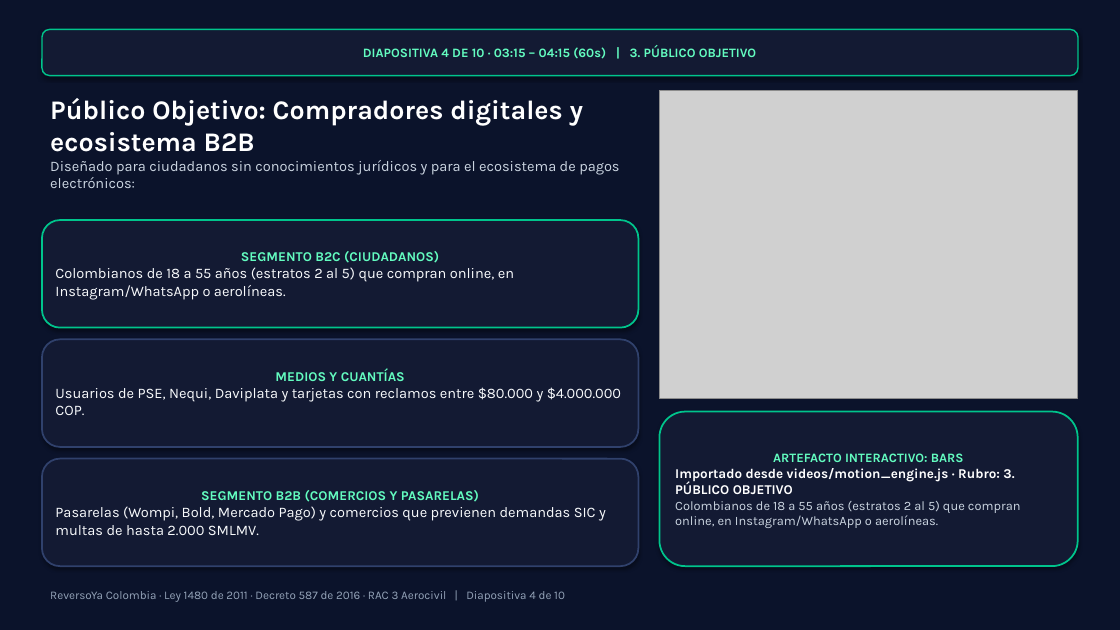
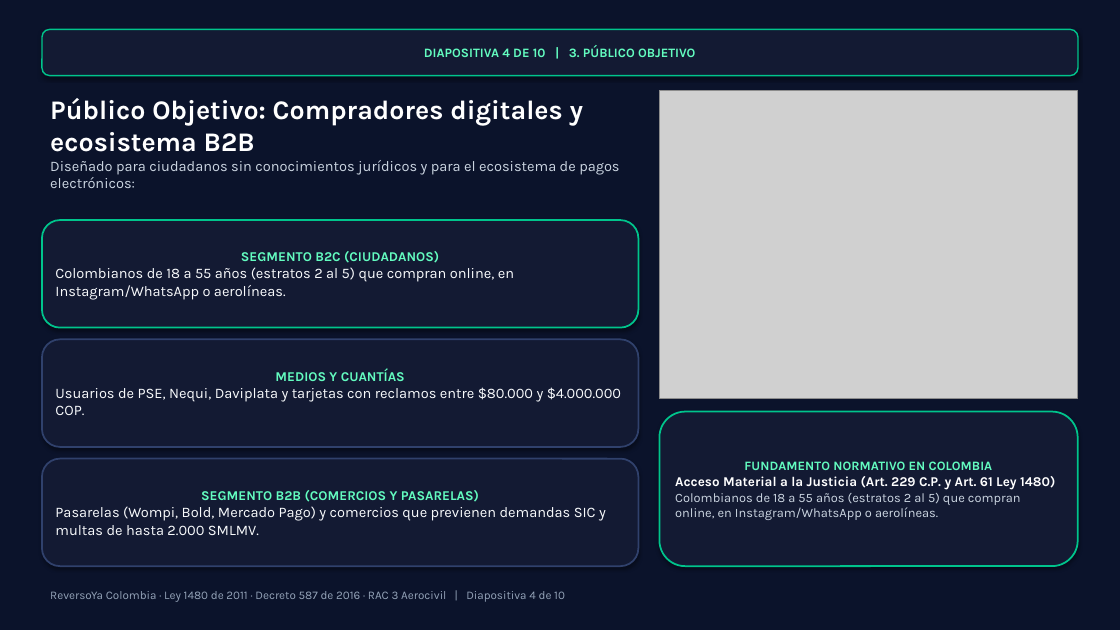
Before and after one commit to seagomezar/reversoya, a slide deck: slide 4 of ReversoYa_Presentacion_10Minutos.pptx. Drawn at 1120x630 pixels with LibreOffice and Linux fonts; fonts in the diff are those of the drawing; grey boxes stand for pictures. Boxes give left, top, right and bottom in pixels: in the first picture for what was removed or moved away, otherwise in the second. Text is boxed around its words. In the diff, an @@ line names an element or a change of style, - is before the commit and + after.

```diff
--- a/ReversoYa_Presentacion_10Minutos.pptx
+++ b/ReversoYa_Presentacion_10Minutos.pptx
@@ text in rounded rectangle at bbox=[424, 45, 695, 57]: text changed @@
-DIAPOSITIVA 4 DE 10 · 03:15 – 04:15 (60s) | 3. PÚBLICO OBJETIVO
+DIAPOSITIVA 4 DE 10 | 3. PÚBLICO OBJETIVO
@@ text in rounded rectangle at bbox=[675, 461, 1055, 490]: text changed @@
-ARTEFACTO INTERACTIVO: BARS
-Importado desde videos/motion_engine.js · Rubro: 3. PÚBLICO OBJETIVO
+FUNDAMENTO NORMATIVO EN COLOMBIA
+Acceso Material a la Justicia (Art. 229 C.P. y Art. 61 Ley 1480)
```
Also in this commit, not shown: 9 other slides changed, 12 other files.
